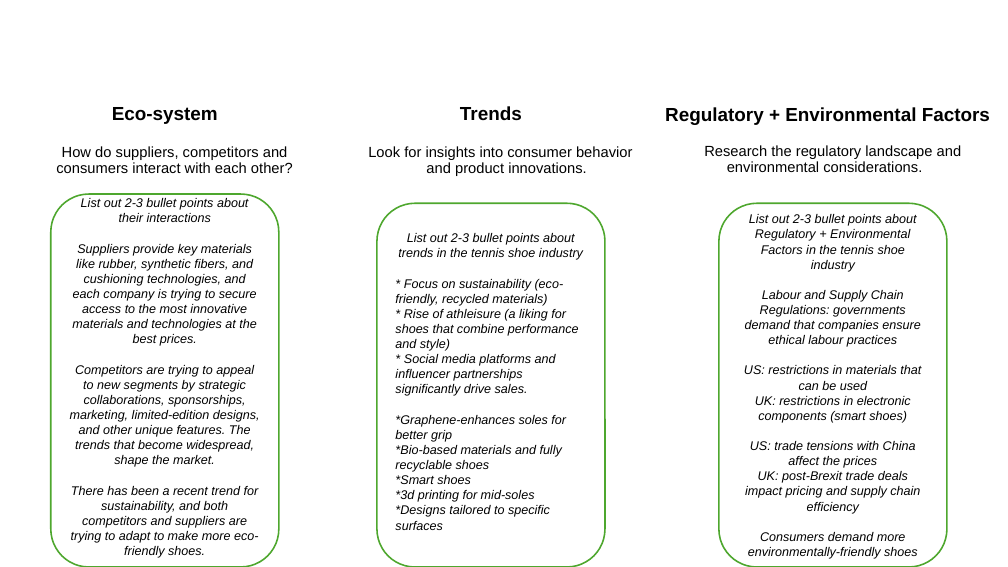
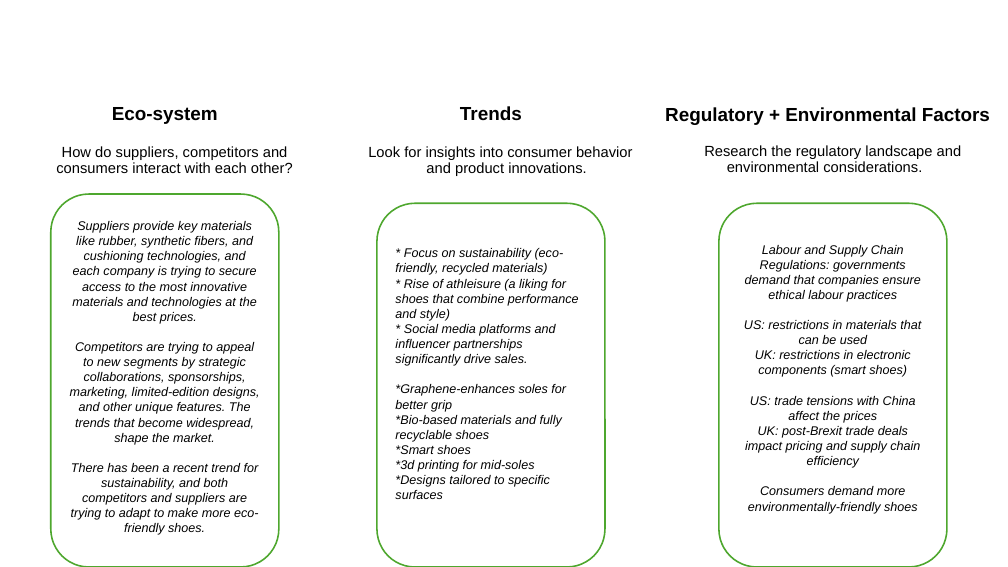
Before and after one commit to elizaveta-sk/data_analysis, a slide deck: slide 5 of 08_tennis_shoe_value_chain_analysis/tennis_shoe_value_chain_analysis.pptx. Drawn at 1008x567 pixels with LibreOffice and Linux fonts; fonts in the diff are those of the drawing. Boxes give left, top, right and bottom in pixels: in the first picture for what was removed or moved away, otherwise in the second. Text is boxed around its words. In the diff, an @@ line names an element or a change of style, - is before the commit and + after.

Commit message:
Update tennis shoe value chain presentation

```diff
--- a/08_tennis_shoe_value_chain_analysis/tennis_shoe_value_chain_analysis.pptx
+++ b/08_tennis_shoe_value_chain_analysis/tennis_shoe_value_chain_analysis.pptx
@@ text in rounded rectangle at (81, 198, 248, 222): paragraph removed @@
-List out 2-3 bullet points about their interactions
@@ text in rounded rectangle at (398, 233, 583, 260): paragraph removed @@
-List out 2-3 bullet points about trends in the tennis shoe industry
@@ text in rounded rectangle at (749, 214, 916, 272): paragraph removed @@
-List out 2-3 bullet points about Regulatory + Environmental Factors in the tennis shoe industry
```
